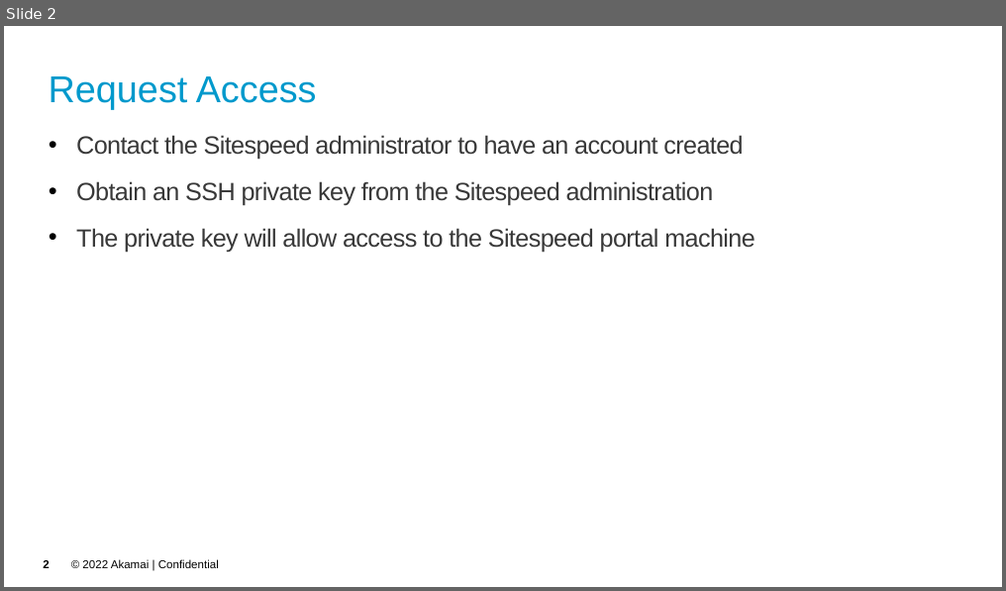
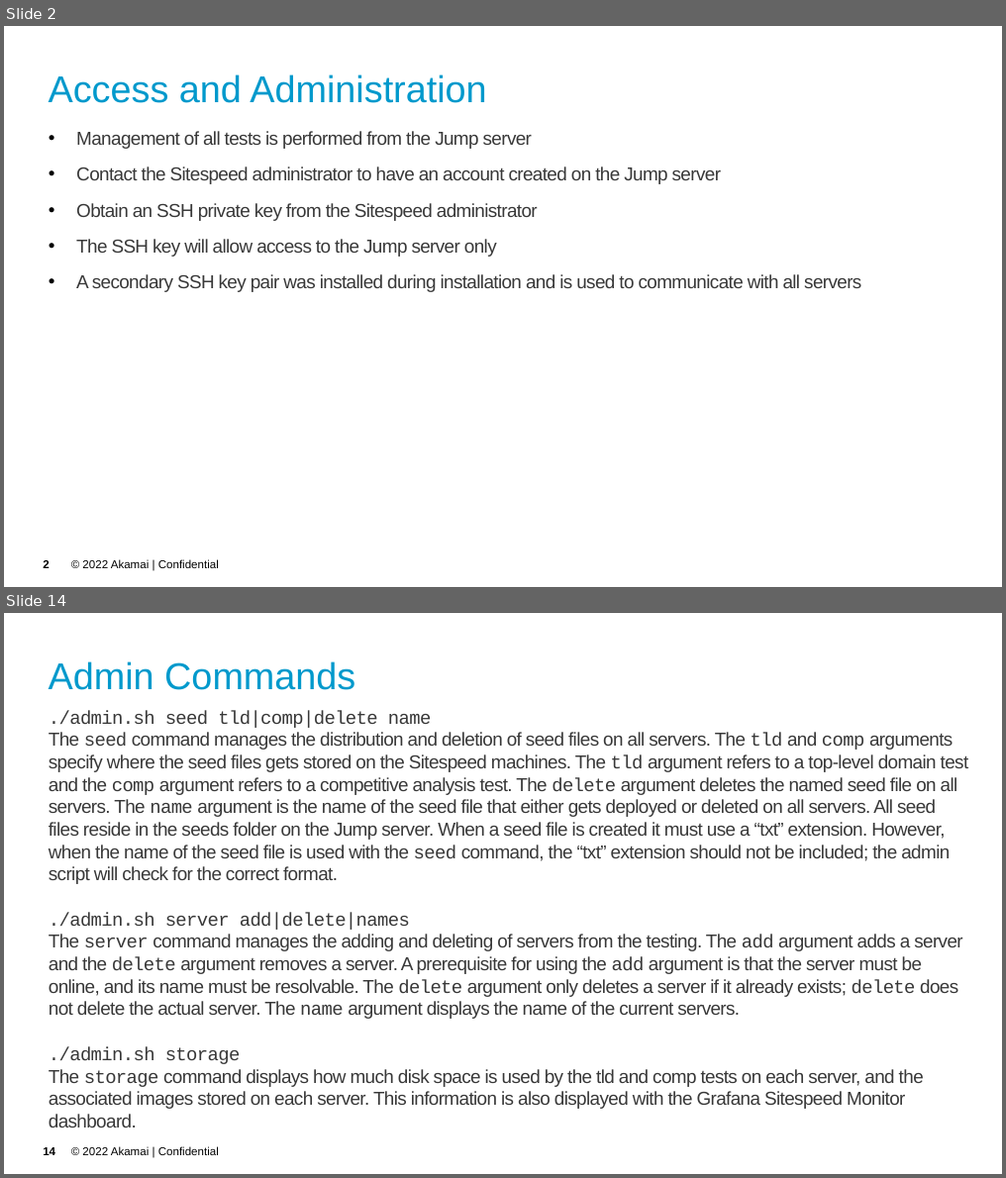
Before and after one commit to akamai-consulting/sitespeed, a slide deck: Info/Guide.pptx. Shown one above the other, each under a label of ours: slide 2 before the commit, slides 2 and 14 after it; the slides between them are not shown. The pictures are 1006x591 and 1006x1178 pixels, drawn with LibreOffice and Linux fonts; fonts in the diff are those of the drawing; background and template pictures are left out. Boxes give left, top, right and bottom in pixels: in the first picture for what was removed or moved away, otherwise in the second. Text is boxed around its words. In the diff, an @@ line names an element or a change of style, - is before the commit and + after.

```diff
--- a/Info/Guide.pptx
+++ b/Info/Guide.pptx
@@ slide 14 added at [4, 613, 1002, 1174], background picture (left out); not listed: 2 template elements that a slide beside it also shows @@
@@ title added at [49, 662, 355, 690], 36 pt, text #0099CC @@
+Admin Commands
@@ text added at [49, 710, 969, 1128], 18 pt, text #383838 @@
+./admin.sh seed tld|comp|delete name
+The seed command manages the distribution and deletion of seed files on all servers. The tld and comp arguments specify where the seed files gets stored on the Sitespeed machines. The tld argument refers to a top-level domain test and the comp argument refers to a competitive analysis test. The delete argument deletes the named seed file on all servers. The name argument is the name of the seed file that either gets deployed or deleted on all servers. All seed files reside in the seeds folder on the Jump server. When a seed file is created it must use a “txt” extension. However, when the name of the seed file is used with the seed command, the “txt” extension should not be included; the admin script will check for the correct format.
+./admin.sh server add|delete|names
+The server command manages the adding and deleting of servers from the testing. The add argument adds a server and the delete argument removes a server. A prerequisite for using the add argument is that the server must be online, and its name must be resolvable. The delete argument only deletes a server if it already exists; delete does not delete the actual server. The name argument displays the name of the current servers.
+./admin.sh storage
+The storage command displays how much disk space is used by the tld and comp tests on each server, and the associated images stored on each server. This information is also displayed with the Grafana Sitespeed Monitor dashboard.
@@ slide 2 changed as well @@
@@ title at [49, 75, 486, 103]: text changed @@
-Request Access
+Access and Administration
@@ text at [76, 131, 861, 292]: text changed; size 24 to 18 pt @@
-• Contact the Sitespeed administrator to have an account created
-• Obtain an SSH private key from the Sitespeed administration
-• The private key will allow access to the Sitespeed portal machine
+• Management of all tests is performed from the Jump server
+• Contact the Sitespeed administrator to have an account created on the Jump server
+• Obtain an SSH private key from the Sitespeed administrator
+• The SSH key will allow access to the Jump server only
+• A secondary SSH key pair was installed during installation and is used to communicate with all servers
```
Also in this commit, not shown: 6 other slides changed, 8 other slides added, 1 other file.
